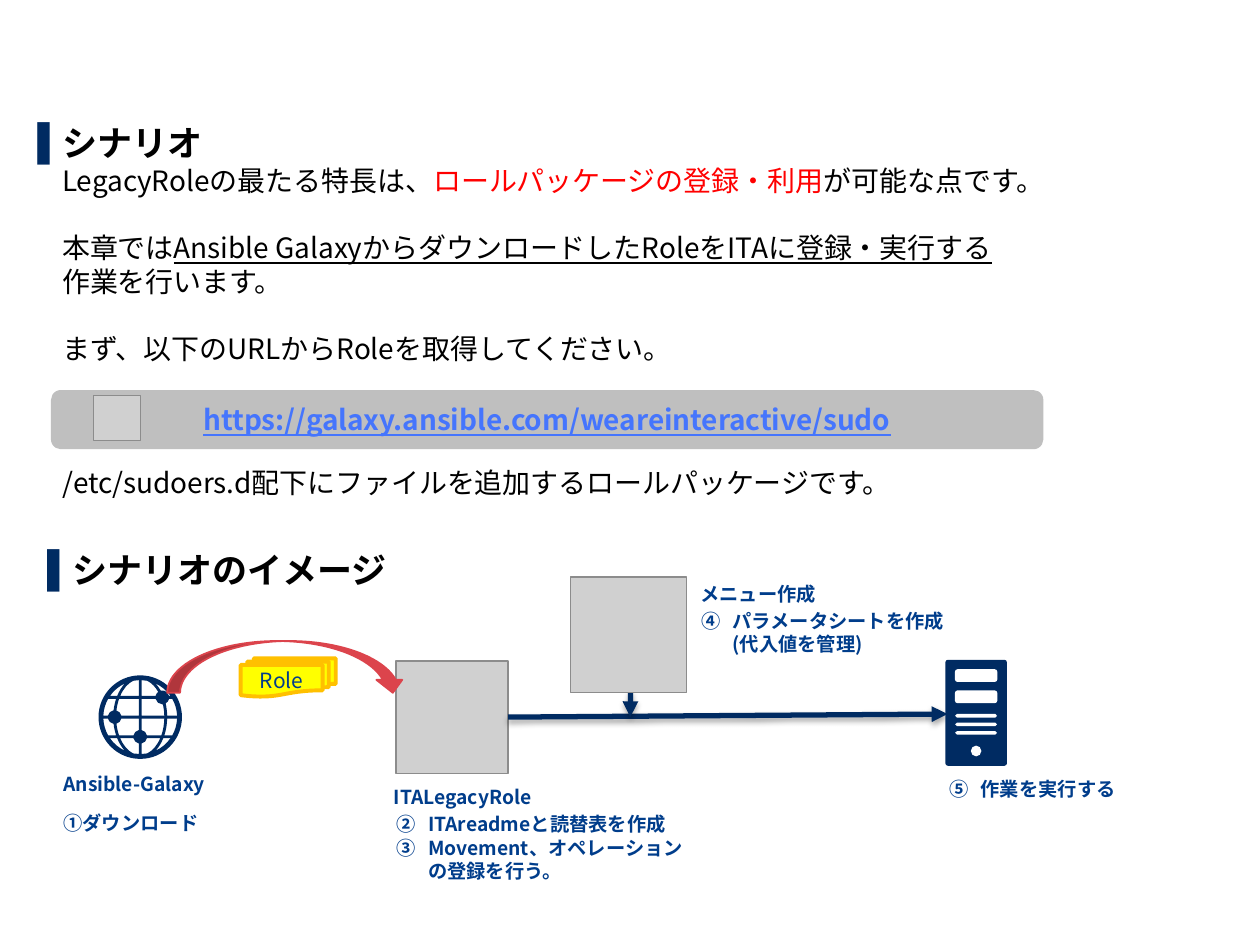
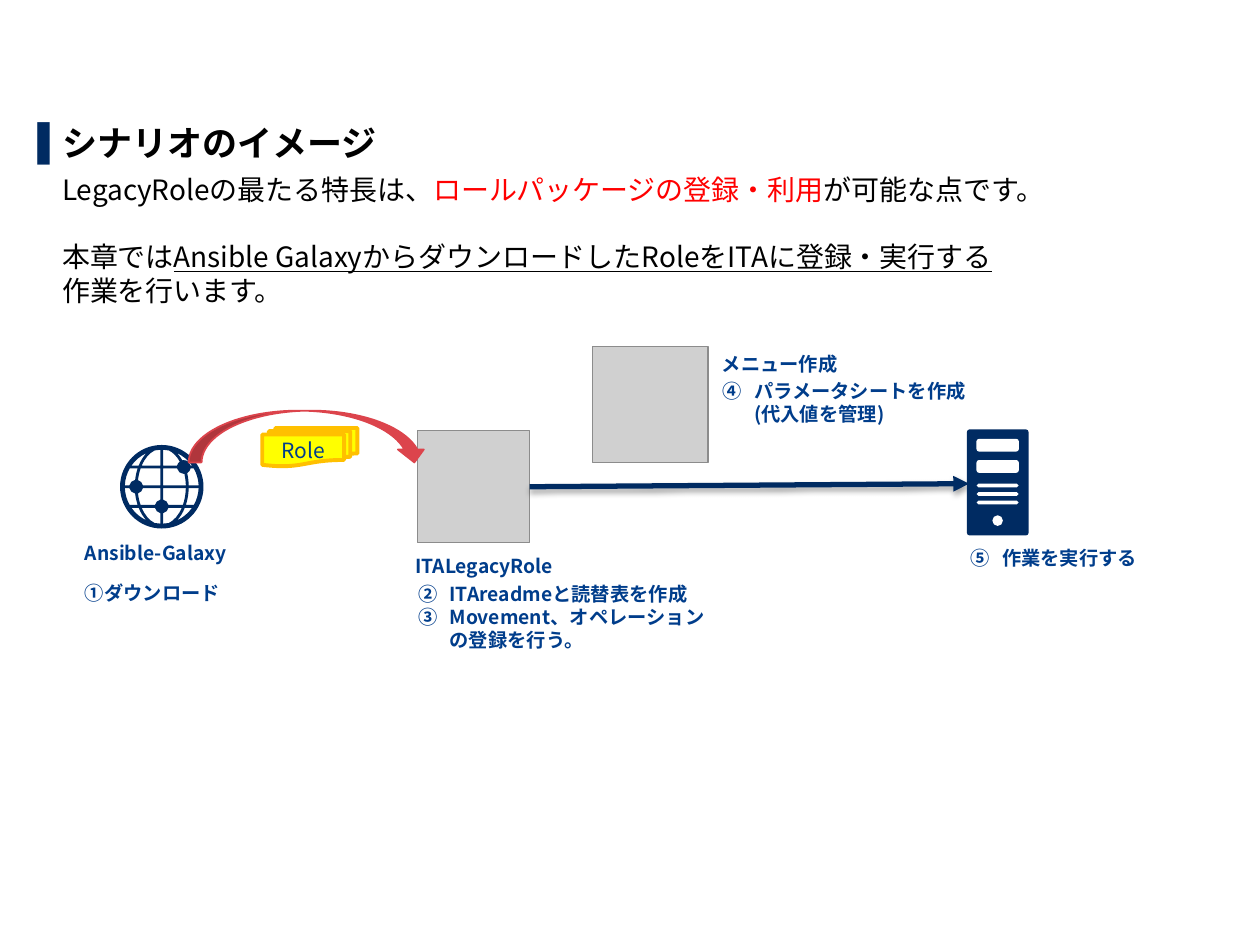
Before and after one commit to exastro-suite/it-automation-docs, a slide deck: slide 27 of asset/Learn_ja/ITA-Ansible-Driver_ja_practice.pptx. Drawn at 1260x945 pixels with LibreOffice and Linux fonts; fonts in the diff are those of the drawing; grey boxes stand for pictures; background and template pictures are left out. Boxes give left, top, right and bottom in pixels: in the first picture for what was removed or moved away, otherwise in the second. Text is boxed around its words. In the diff, an @@ line names an element or a change of style, - is before the commit and + after.

Commit message:
modified:   ITA-Ansible-Driver_ja.pdf         modified:   ITA-Ansible-Driver_ja.pptx 	modified:   ITA-Ansible-Driver_ja_practice.pdf 	modified:   ITA-Ansible-Driver_ja_practice.pptx

```diff
--- a/asset/Learn_ja/ITA-Ansible-Driver_ja_practice.pptx
+++ b/asset/Learn_ja/ITA-Ansible-Driver_ja_practice.pptx
@@ text at [62, 127, 1044, 304]: text changed @@
-▌ シナリオ
-  LegacyRoleの最たる特長は、ロールパッケージの登録・利用が可能な点です。
-  本章ではAnsible GalaxyからダウンロードしたRoleをITAに登録・実行する
-  作業を行います。
-  まず、以下のURLからRoleを取得してください。
-  /etc/sudoers.d配下にファイルを追加するロールパッケージです。
+▌ シナリオのイメージ
+LegacyRoleの最たる特長は、ロールパッケージの登録・利用が可能な点です。
+本章ではAnsible GalaxyからダウンロードしたRoleをITAに登録・実行する
+作業を行います。
@@ rounded rectangle removed at [50, 391, 1043, 450] @@
-https://galaxy.ansible.com/weareinteractive/sudo
@@ picture removed at [93, 396, 140, 441] @@
@@ 4 texts, 3 freeform shapes, 2 pictures, 1 flow chart multidocument, 1 curved down arrow, 1 arrow: place and size @@
-4 texts, 3 freeform shapes, 2 pictures, 1 flow chart multidocument, 1 curved down arrow, 1 arrow at [98, 577, 1007, 880]
+4 texts, 3 freeform shapes, 2 pictures, 1 flow chart multidocument, 1 curved down arrow, 1 arrow at [120, 346, 1028, 649]
@@ text removed at [72, 554, 387, 585] @@
-▌ シナリオのイメージ
@@ 3 texts: place and size @@
-3 texts at [63, 775, 1116, 832]
+3 texts at [85, 544, 1137, 602]
@@ title at [418, 584, 437, 626]: text changed @@
-2.1 作業環境とシナリオ
+2.1 作業環境とシナリオ(2/3)
@@ arrow removed from (630, 692) to (630, 717) @@
```
Also in this commit, not shown: 52 other slides changed, 3 slides added, 1 slide removed, 3 other files.
